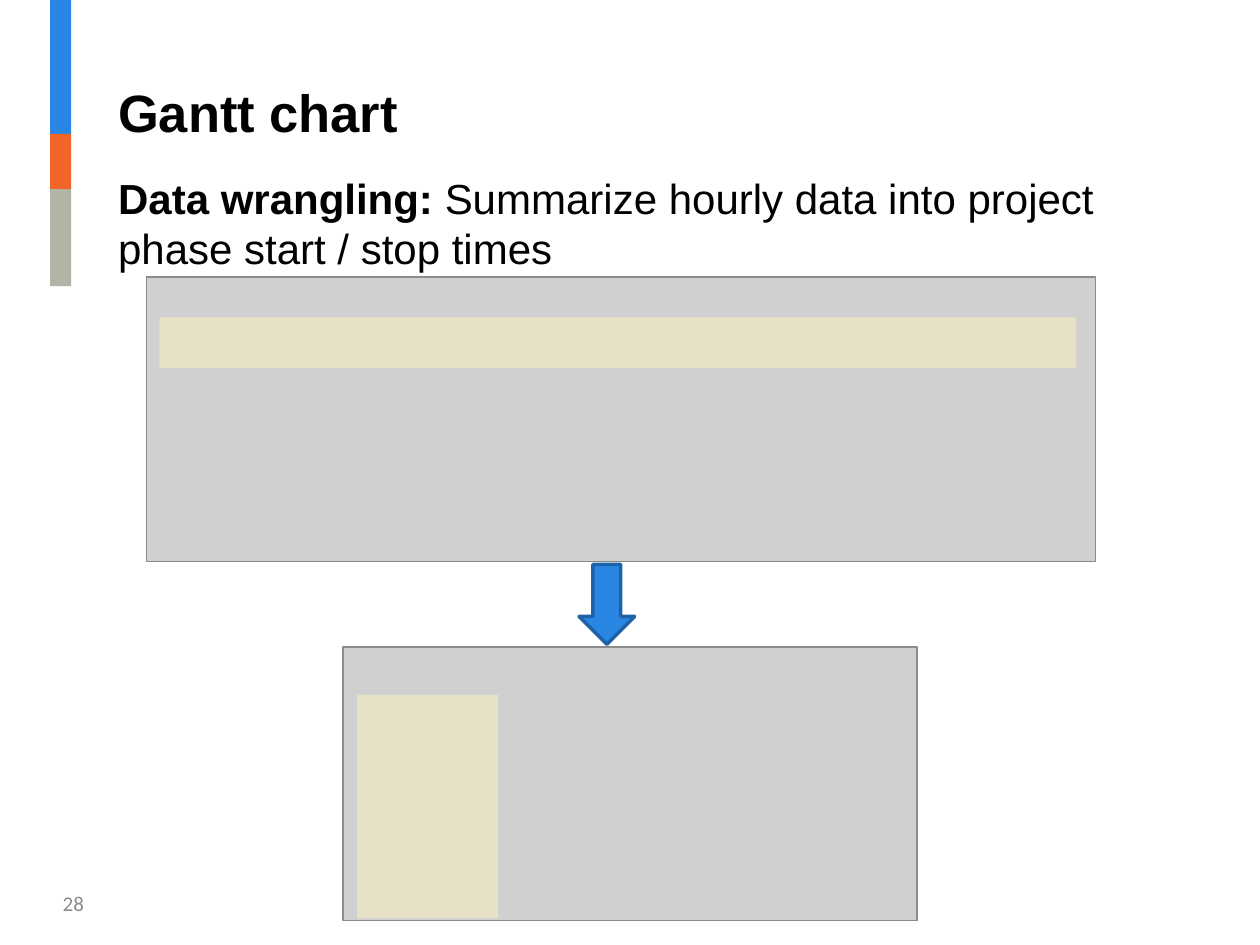
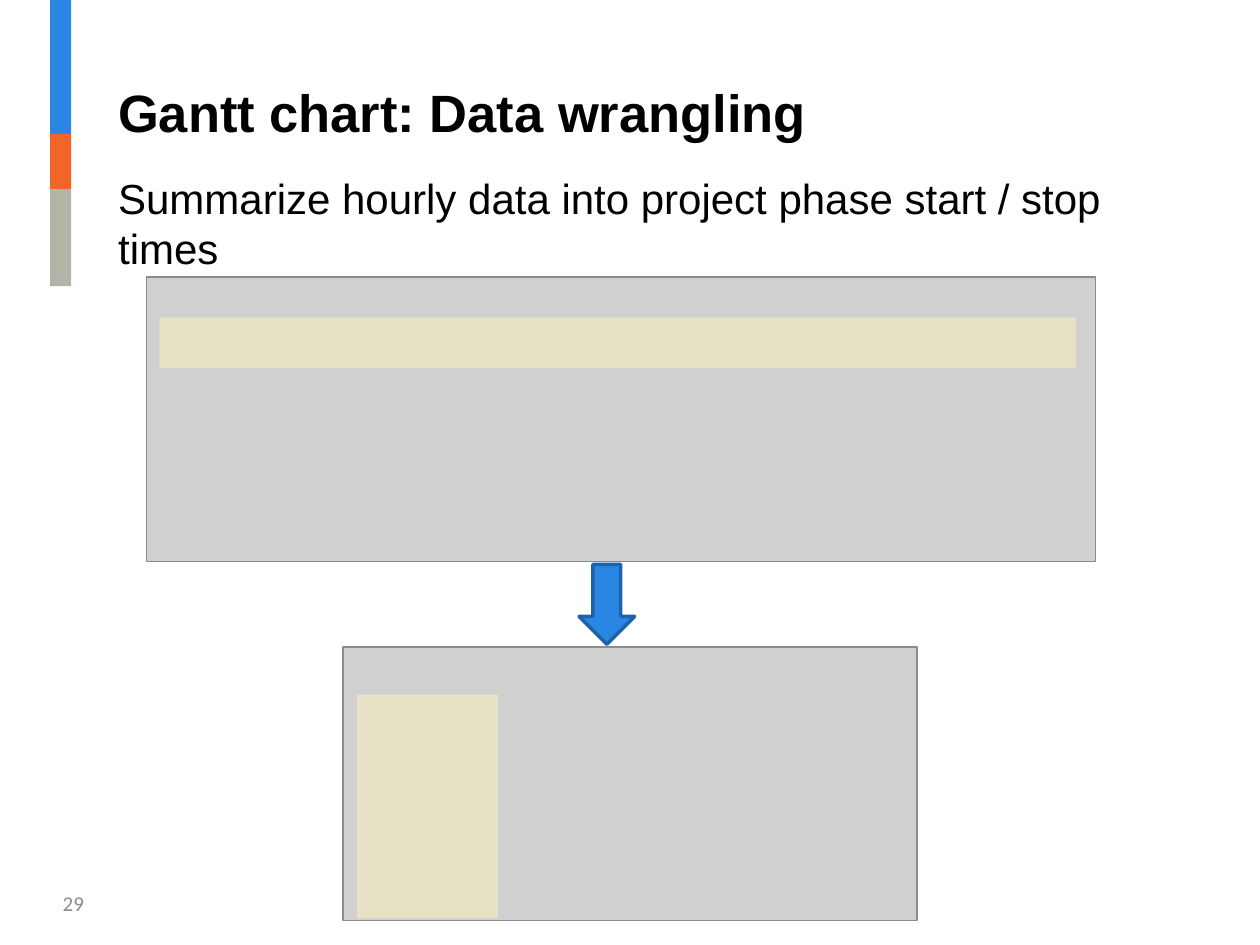
Before and after one commit to jalavery/timetrackR, a slide deck: slide 29 of RLadies timetrackR Presentation v2.pptx (slide 28 before the commit). Drawn at 1260x945 pixels with LibreOffice and Linux fonts; fonts in the diff are those of the drawing; grey boxes stand for pictures; background and template pictures are left out. Boxes give left, top, right and bottom in pixels: in the first picture for what was removed or moved away, otherwise in the second. Text is boxed around its words. In the diff, an @@ line names an element or a change of style, - is before the commit and + after.

Commit message:
Add project tracker to repo
Update powerpoint screenshots, add time tracker excel file to repo and update create datasets file accordingly

```diff
--- a/RLadies timetrackR Presentation v2.pptx
+++ b/RLadies timetrackR Presentation v2.pptx
@@ title at bbox=[118, 94, 806, 143]: text changed @@
-Gantt chart
+Gantt chart: Data wrangling
@@ text at bbox=[118, 183, 1100, 265]: text changed @@
-Data wrangling: Summarize hourly data into project phase start / stop times
+Summarize hourly data into project phase start / stop times
@@ page number at bbox=[63, 897, 84, 911]: text changed @@
-28
+29
```
Also in this commit, not shown: 7 other slides changed, 1 slide added, 3 other files.
